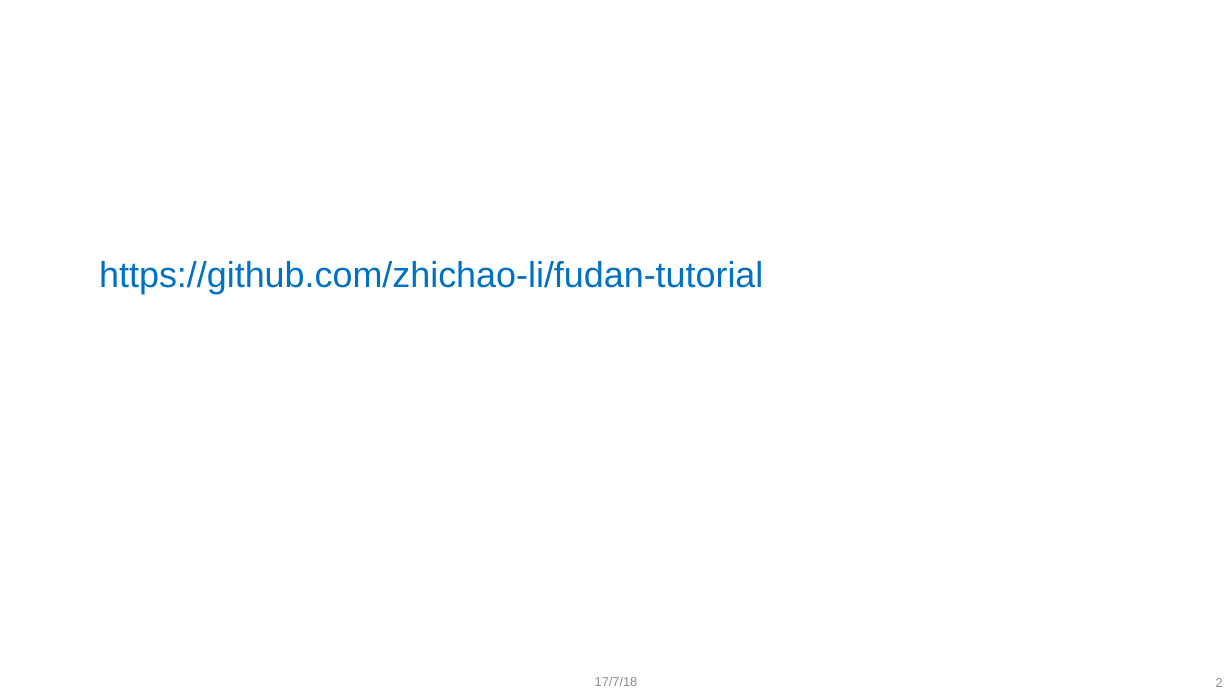
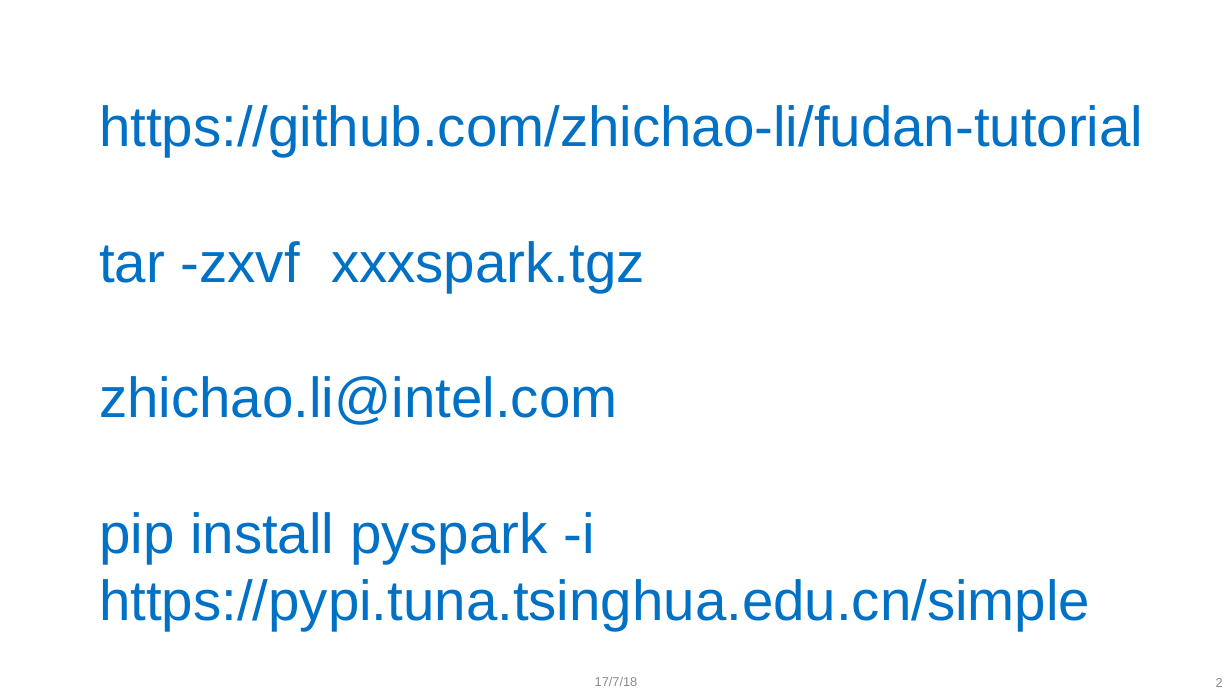
Before and after one commit to zhichao-li/fudan-tutorial, a slide deck: slide 2 of spark-basic-sql.pptx. Drawn at 1232x693 pixels with LibreOffice and Linux fonts; fonts in the diff are those of the drawing; background and template pictures are left out. Boxes give left, top, right and bottom in pixels: in the first picture for what was removed or moved away, otherwise in the second. Text is boxed around its words. In the diff, an @@ line names an element or a change of style, - is before the commit and + after.

```diff
--- a/spark-basic-sql.pptx
+++ b/spark-basic-sql.pptx
@@ title at bbox=[99, 105, 1143, 631]: text changed; size 28 to 44 pt @@
-https://github.com/zhichao-li/fudan-tutorial
+https://github.com/zhichao-li/fudan-tutorial
+tar -zxvf xxxspark.tgz
+zhichao.li@intel.com
+pip install pyspark -i https://pypi.tuna.tsinghua.edu.cn/simple
```
Also in this commit, not shown: 2 other slides changed, 5 other files.
